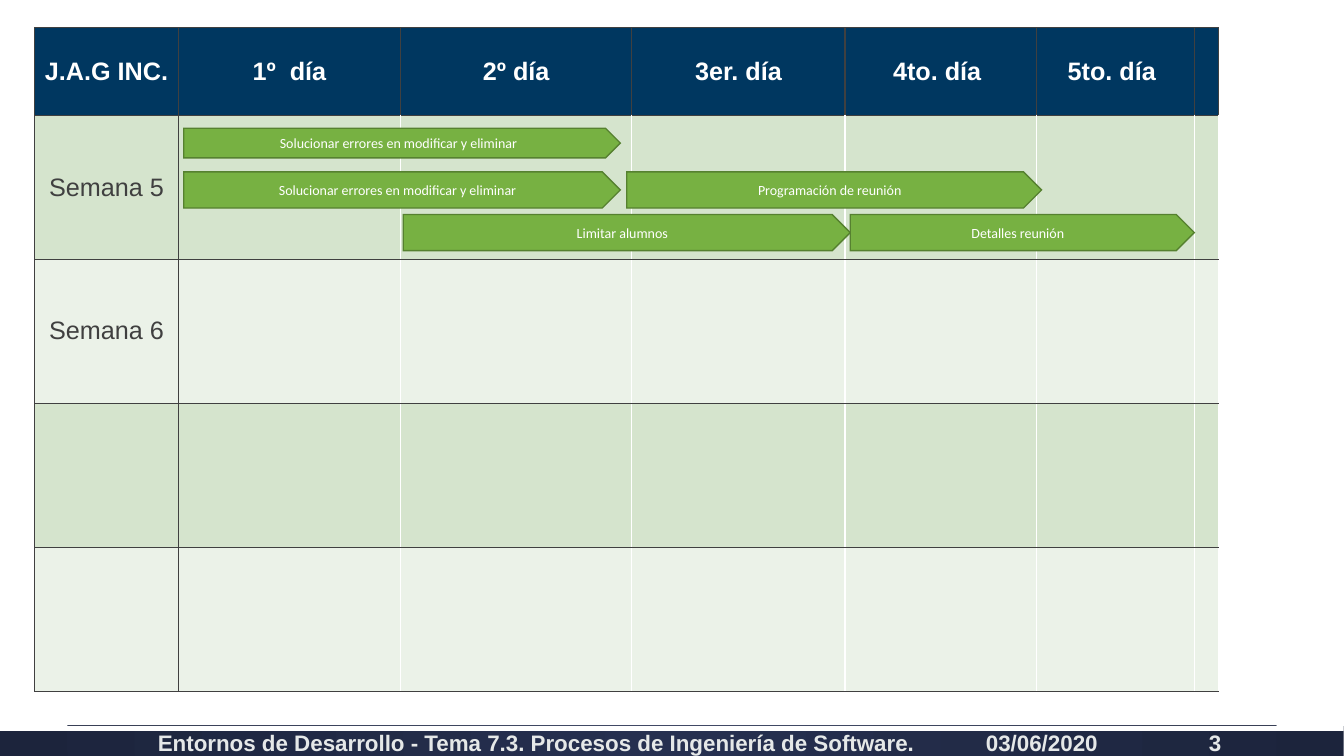
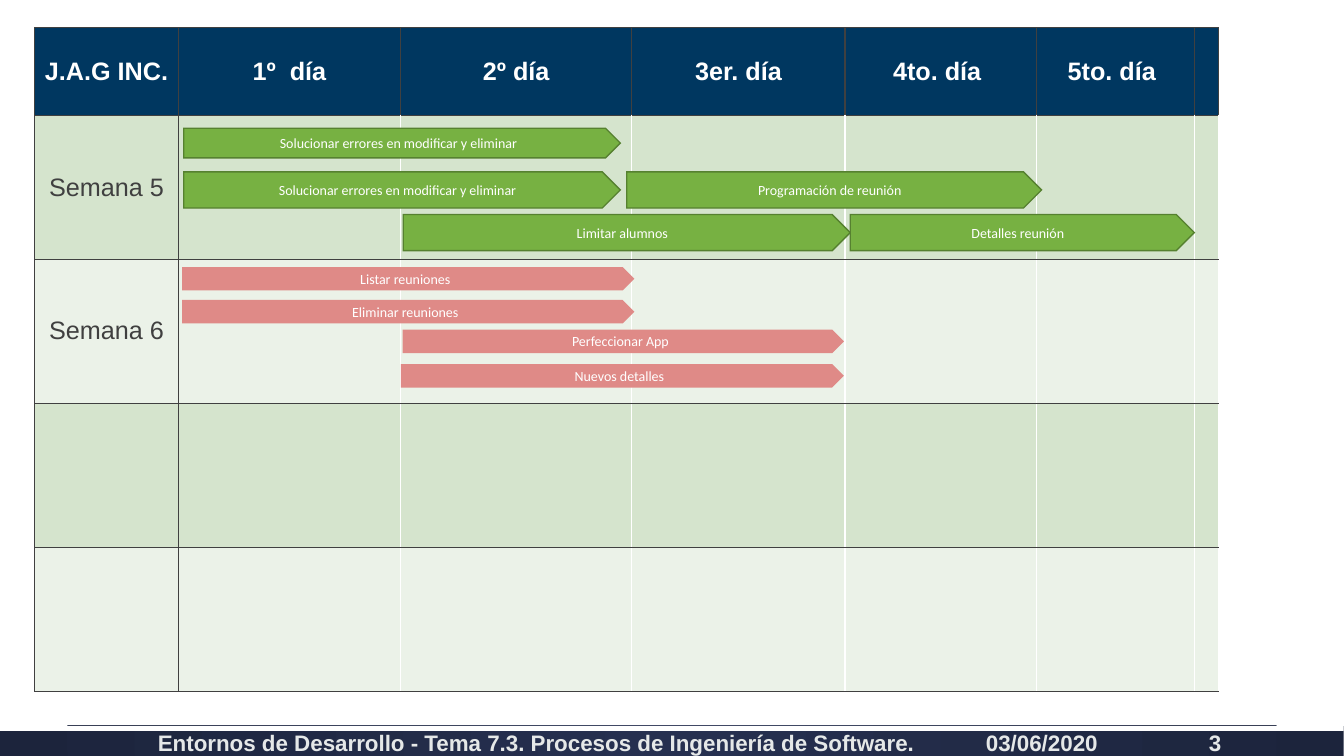
Before and after one commit to gef1412/FCT, a slide deck: slide 3 of Hoja de ruta del producto.pptx. Drawn at 1344x756 pixels with LibreOffice and Linux fonts; fonts in the diff are those of the drawing. Boxes give left, top, right and bottom in pixels: in the first picture for what was removed or moved away, otherwise in the second. Text is boxed around its words. In the diff, an @@ line names an element or a change of style, - is before the commit and + after.

```diff
--- a/Hoja de ruta del producto.pptx
+++ b/Hoja de ruta del producto.pptx
@@ table: place and size @@
-table at (34, 28, 1218, 359)
+table at (34, 28, 1218, 692)
@@ pentagon arrow added at (182, 268, 633, 290), fill #DF8A87, outline #DF8A87 1 pt, 10 pt, text #FFFFFF @@
+Listar reuniones
@@ pentagon arrow added at (182, 300, 633, 323), fill #DF8A87, outline #DF8A87 1 pt, 10 pt, text #FFFFFF @@
+Eliminar reuniones
@@ pentagon arrow added at (403, 331, 843, 353), fill #DF8A87, outline #DF8A87 1 pt, 10 pt, text #FFFFFF @@
+Perfeccionar App
@@ pentagon arrow added at (401, 365, 843, 387), fill #DF8A87, outline #DF8A87 1 pt, 10 pt, text #FFFFFF @@
+Nuevos detalles
```
Also in this commit, not shown: 1 other slide changed, 22 other files.
